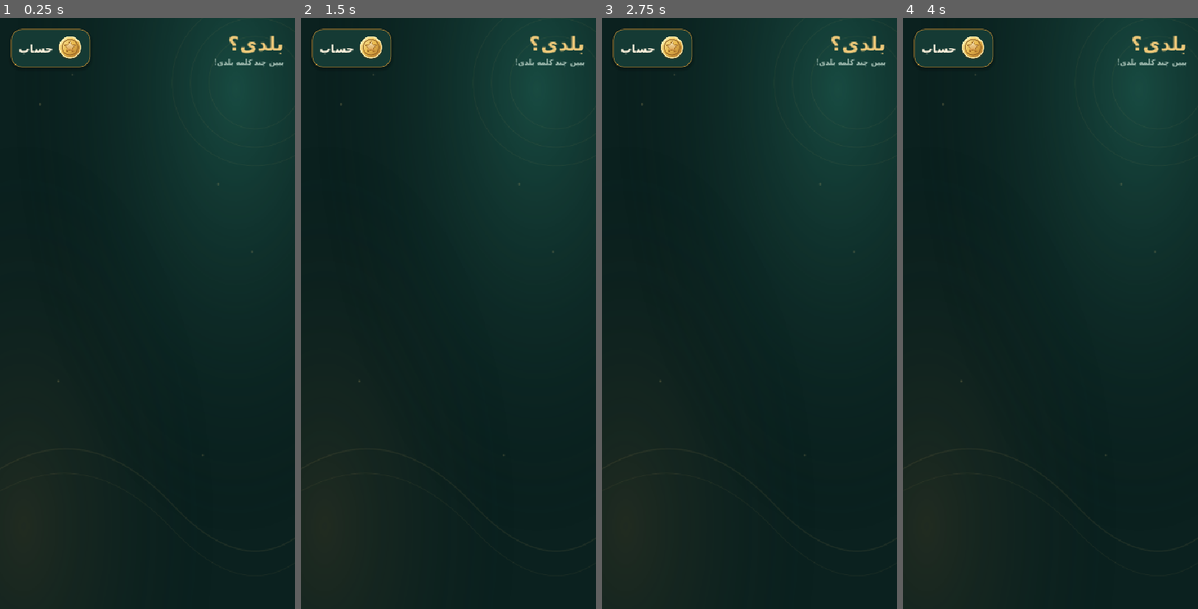
Above: before the commit, frames 1-4 (left to right).
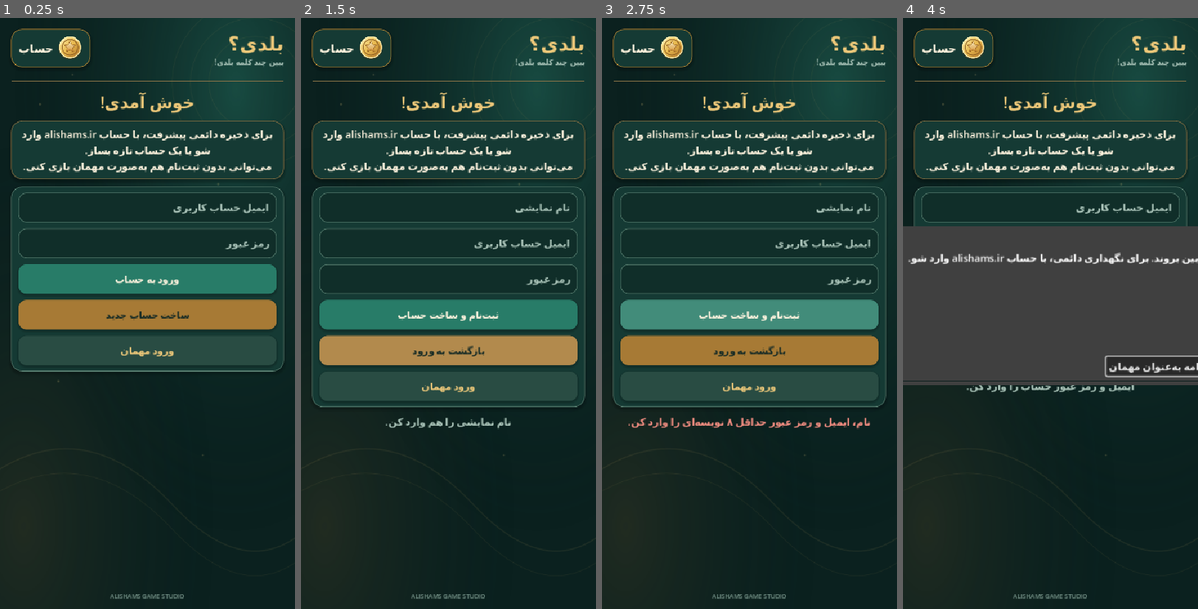
Above: after the commit, the same moments.

Repository: theslyapex/Baladi
Game: Godot game, scene res://scenes/main.tscn
Two runs of this game, one before a commit and one after it. Both use one fixed random seed, a clock stepped at 60 frames per second and the inputs below.
Inputs (mouse positions are in pixels of both pictures, inside the frame that each line leads up to):
- Up to frame 1 (0.25 s): no input
- Up to frame 2 (1.5 s): click (448, 278) at 0.5 s, where only the run after the commit has a clickable "ورود به حساب"; click (448, 313) at 1.25 s, where only the run after the commit has a clickable "ساخت حساب جدید"
- Up to frame 3 (2.75 s): click (749, 313) at 2 s, where only the run after the commit has a clickable "ثبت‌نام و ساخت حساب"
- Up to frame 4 (4 s): click (1050, 348) at 2.75 s, where only the run after the commit has a clickable "بازگشت به ورود"; click (1050, 348) at 3.5 s, where only the run after the commit has a clickable "ورود مهمان"

The runs differ from the first frame. In frame 1, 19% of the frame differs, in the area x 3-97%, y 10-99%; in frame 2, 20%; in frame 3, 21%; in frame 4, 32%, in the area x 0-100%, y 10-99%.
Error before the commit: Invalid assignment of property or key 'icon_max_width' with value of type 'int' on a base object of type 'Button'. (res://scripts/game.gd:306)

Commit message:
Use Button theme icon sizing and fix startup UI construction

Diff:
--- a/scripts/game.gd
+++ b/scripts/game.gd
@@ -303,7 +303,7 @@
 	header.add_child(action_row)
 	profile_button = _make_button("پروفایل", Color("#294c43"), CREAM)
 	profile_button.icon = load("res://assets/icons/profile.svg")
-	profile_button.icon_max_width = 25
+	profile_button.add_theme_constant_override("icon_max_width", 25)
 	profile_button.custom_minimum_size = Vector2(112, 44)
 	profile_button.size_flags_horizontal = Control.SIZE_SHRINK_END
 	profile_button.pressed.connect(_show_profile)
@@ -585,7 +585,7 @@
 		stage_button.text = ("مرحله %02d  ·  %s" % [stage_id, str(data.get("title", ""))]) if is_open else ("مرحله %02d  ·  قفل شده" % stage_id)
 		stage_button.icon = load("res://assets/icons/stage-done.svg") if is_done else (load("res://assets/icons/stage-open.svg") if is_open else load("res://assets/icons/stage-locked.svg"))
 		stage_button.icon_alignment = HORIZONTAL_ALIGNMENT_LEFT
-		stage_button.icon_max_width = 32
+		stage_button.add_theme_constant_override("icon_max_width", 32)
 		stage_button.expand_icon = false
 		stage_button.disabled = not is_open or is_done or not is_current
 		stage_button.add_theme_font_size_override("font_size", 17)
